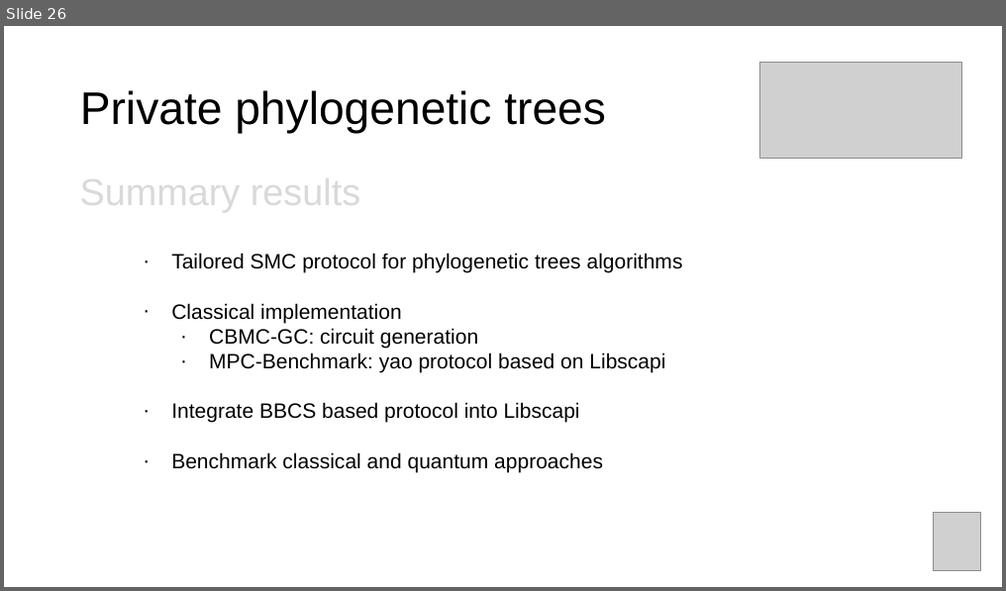
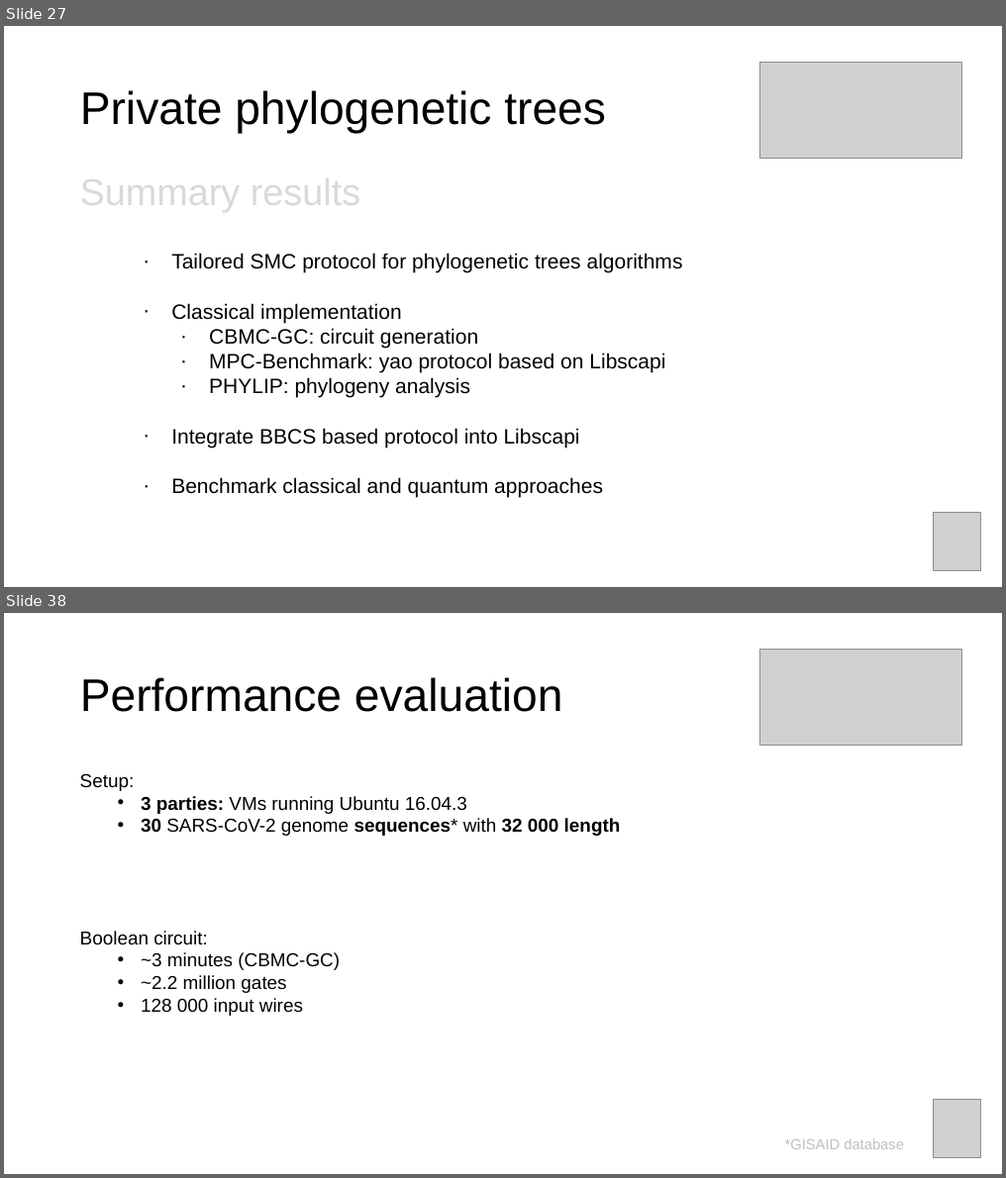
Before and after one commit to manel1874/PhD-thesis, a slide deck: thesis_defense/Thesis_presentation.pptx. Shown one above the other, each under a label of ours: slide 26 before the commit, slides 27 and 38 after it; the slides between them are not shown. The pictures are 1006x591 and 1006x1178 pixels, drawn with LibreOffice and Linux fonts; fonts in the diff are those of the drawing; grey boxes stand for pictures. Boxes give left, top, right and bottom in pixels: in the first picture for what was removed or moved away, otherwise in the second. Text is boxed around its words. In the diff, an @@ line names an element or a change of style, - is before the commit and + after.

```diff
--- a/thesis_defense/Thesis_presentation.pptx
+++ b/thesis_defense/Thesis_presentation.pptx
@@ slide 38 added at [4, 613, 1002, 1174], background #FFFFFF @@
@@ picture added at [760, 649, 961, 746] @@
@@ title added at [80, 677, 563, 712], 44 pt, text #000000 @@
+Performance evaluation
@@ text added at [80, 773, 621, 1016], 18 pt, text #000000 @@
+Setup:
+  • 3 parties: VMs running Ubuntu 16.04.3
+  • 30 SARS-CoV-2 genome sequences* with 32 000 length
+Boolean circuit:
+  • ~3 minutes (CBMC-GC)
+  • ~2.2 million gates
+  • 128 000 input wires
@@ picture added at [934, 1100, 982, 1157] @@
@@ text added at [785, 1139, 904, 1150], 14 pt, text #BFBFBF @@
+*GISAID database
@@ what was slide 26 is now slide 27 @@
@@ slide 27 changed as well @@
@@ text at [209, 377, 470, 398]: paragraph added @@
+  ∙ PHYLIP: phylogeny analysis
```
Also in this commit, not shown: 10 other slides changed, 16 other slides added, 1 slide removed, 1 other file.
